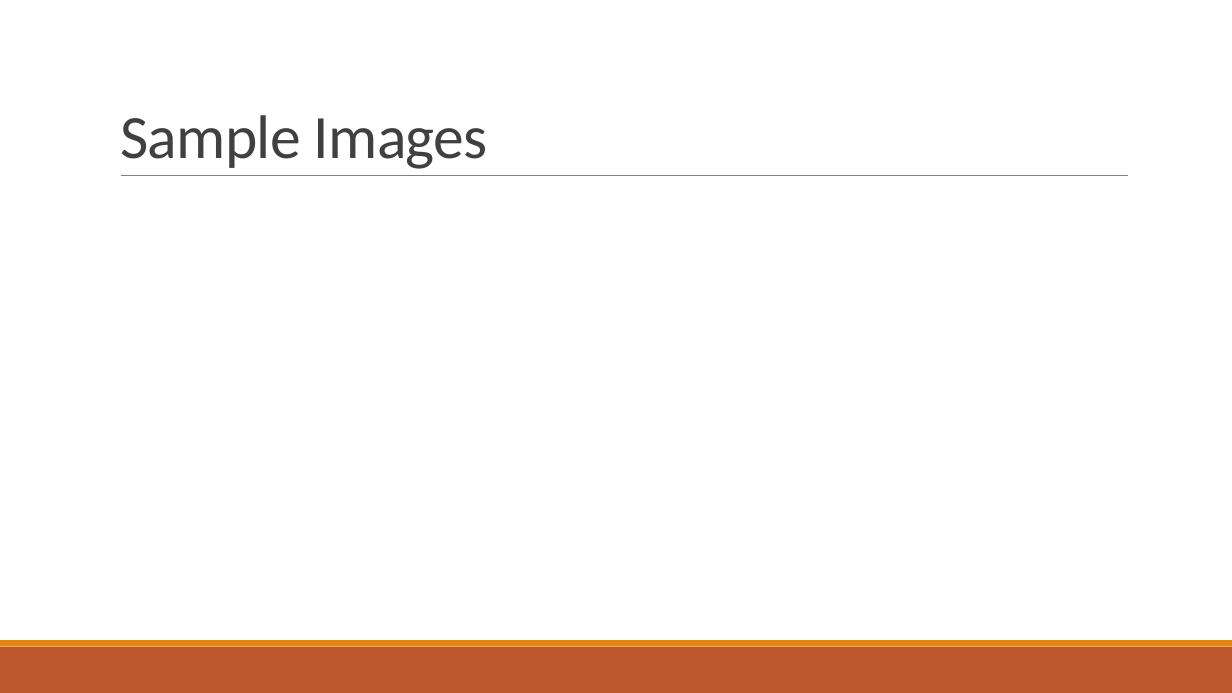
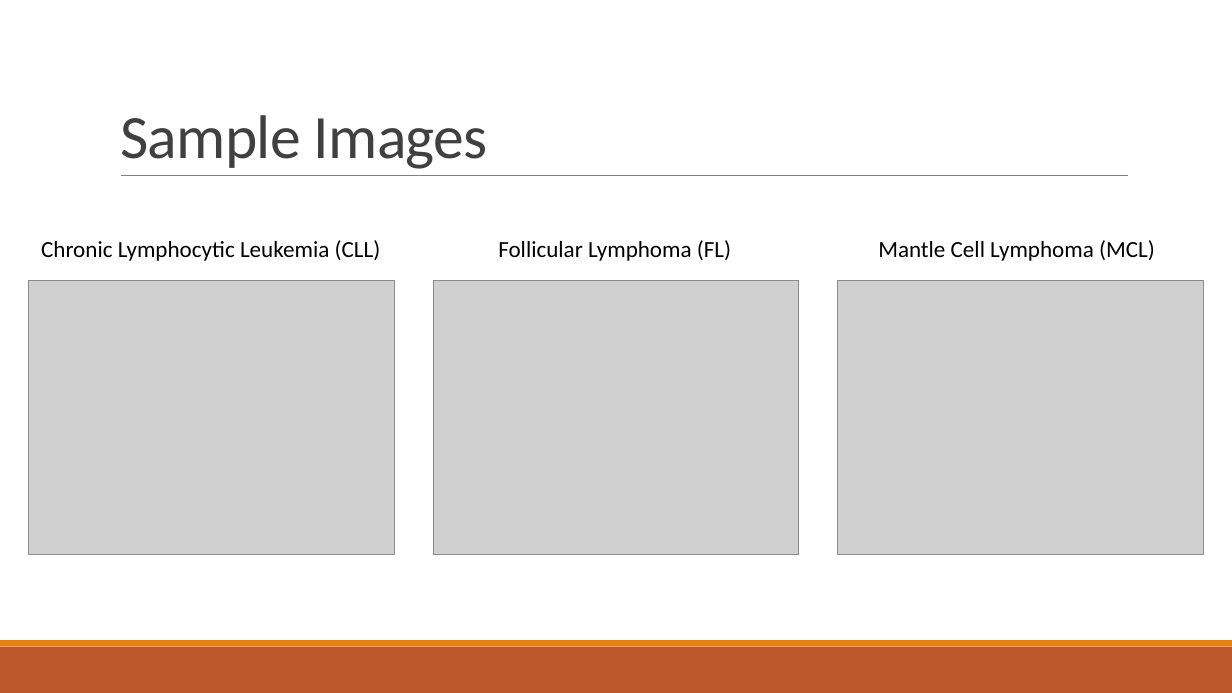
Before and after one commit to andy-j-block/lymphoma_classifier, a slide deck: slide 5 of Documents/Oscar_Presentation.pptx. Drawn at 1232x693 pixels with LibreOffice and Linux fonts; fonts in the diff are those of the drawing; grey boxes stand for pictures. Boxes give left, top, right and bottom in pixels: in the first picture for what was removed or moved away, otherwise in the second. Text is boxed around its words. In the diff, an @@ line names an element or a change of style, - is before the commit and + after.

```diff
--- a/Documents/Oscar_Presentation.pptx
+++ b/Documents/Oscar_Presentation.pptx
@@ group added at [29,240,1203,555]: 3 pictures, 3 texts @@
+Chronic Lymphocytic Leukemia (CLL)
+Follicular Lymphoma (FL)
+Mantle Cell Lymphoma (MCL)
```
Also in this commit, not shown: 3 other slides changed, 4 other files.
